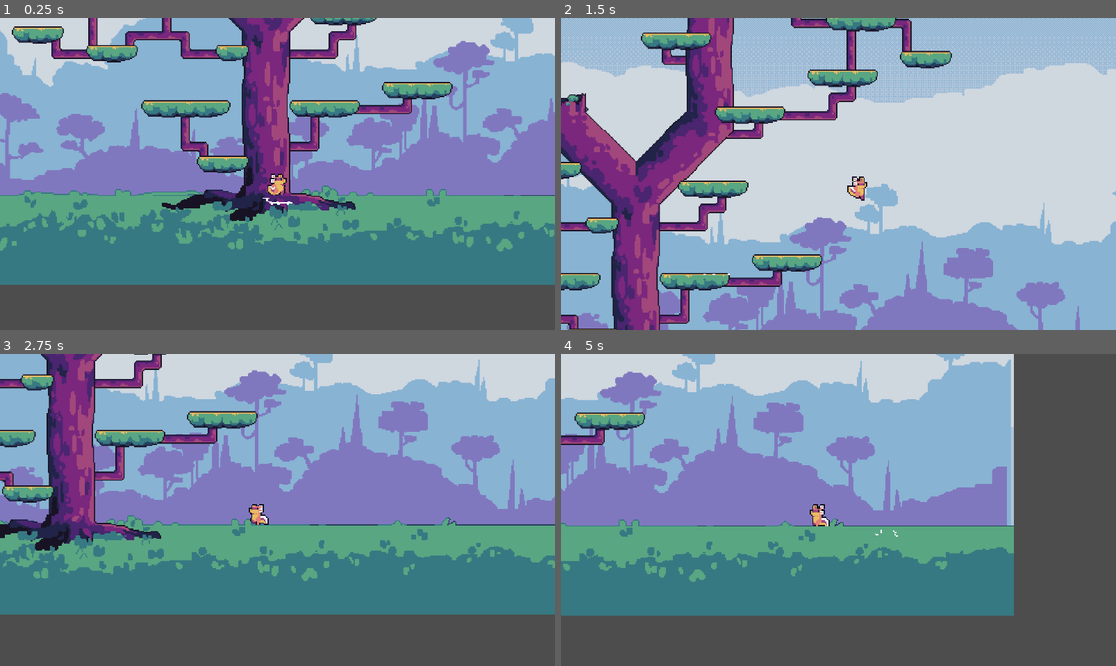
Above: before the commit, frames 1-4 (two rows, left to right).
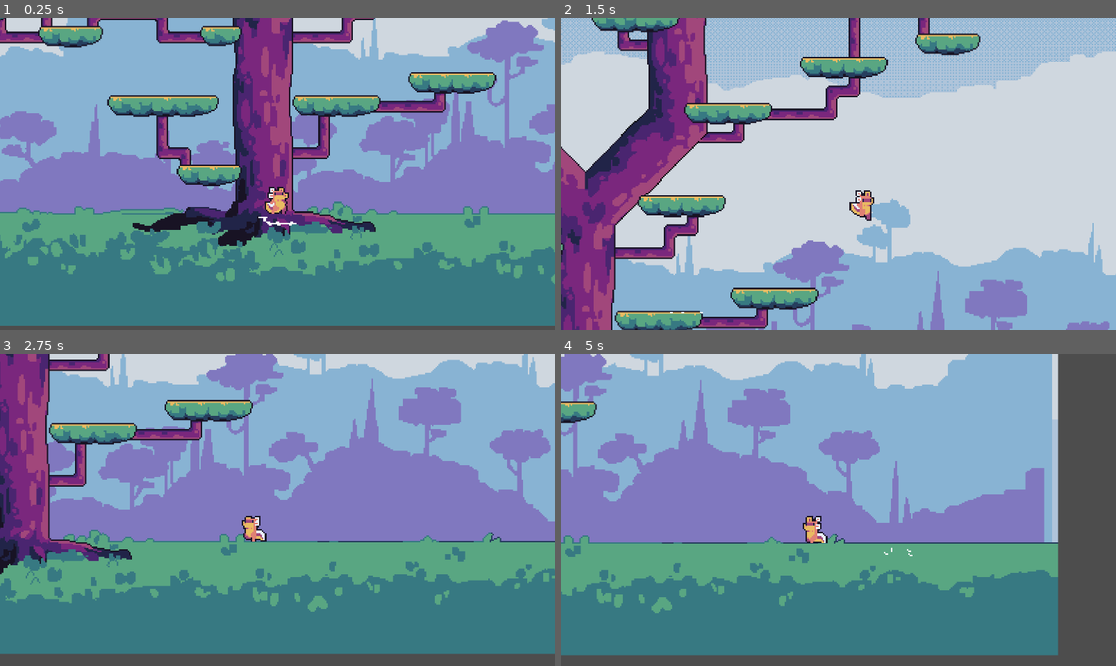
Above: after the commit, the same moments.

Repository: desultisoft/GekoPlatformer
Game: Godot game, scene res://Scenes/Level1/level_1.tscn
Same seed, same stepped clock (60 frames per second), same inputs: the game is played once before the commit and once after it.
Inputs:
- Up to frame 1 (0.25 s): no input
- Up to frame 2 (1.5 s): tap Enter (ui_accept) at 0.5, 0.77 s; hold Right (ui_right) from 0.53 s (still down)
- Up to frame 3 (2.75 s): tap Enter (ui_accept) at 1.52 s; release Right (ui_right) at 2.03 s; hold Left (ui_left) from 2.03 s (still down)
- Up to frame 4 (5 s): release Left (ui_left) at 2.78 s; hold Right (ui_right) 2.78-4.28 s; tap Enter (ui_accept) at 3.02, 3.77, 4.52 s; hold Left (ui_left) from 4.28 s (still down)

The runs differ from the first frame. In frame 1, 54% of the frame differs, in the area x 0-100%, y 0-99%; in frame 2, 48%; in frame 3, 53%; in frame 4, 43%.

Commit message:
Clean up - Looks good

Diff:
--- a/Scenes/Level1/level_1.tscn
+++ b/Scenes/Level1/level_1.tscn
@@ -366,22 +366,21 @@
 
 [node name="Level1" type="Node2D"]
 
-[node name="Background" type="Node2D" parent="."]
-
-[node name="Sky1" type="Sprite2D" parent="Background"]
-position = Vector2(0, -484.32)
+[node name="ParallaxBackground" type="ParallaxBackground" parent="."]
+
+[node name="Space" type="ParallaxLayer" parent="ParallaxBackground"]
+
+[node name="Sprite2D" type="Sprite2D" parent="ParallaxBackground/Space"]
+position = Vector2(-1.33484, -485.214)
 texture = ExtResource("4_e4fcw")
 region_enabled = true
 region_rect = Rect2(0, 0, 960, 560)
 
-[node name="Ground&Sky" type="Sprite2D" parent="Background"]
-visible = false
-position = Vector2(0, -40)
+[node name="Sprite2D2" type="Sprite2D" parent="ParallaxBackground/Space"]
+position = Vector2(-0.667419, -1039.84)
 texture = ExtResource("4_e4fcw")
 region_enabled = true
-region_rect = Rect2(0, 575, 960, 519)
-
-[node name="ParallaxBackground" type="ParallaxBackground" parent="."]
+region_rect = Rect2(0, 0, 960, 560)
 
 [node name="Sky" type="ParallaxLayer" parent="ParallaxBackground"]
 
@@ -389,6 +388,21 @@
 texture = ExtResource("2_ryibd")
 region_enabled = true
 region_rect = Rect2(0, 0, 956, 416)
+
+[node name="Clouds" type="ParallaxLayer" parent="ParallaxBackground"]
+position = Vector2(206.446, -690.505)
+motion_scale = Vector2(1.04, 1.04)
+
+[node name="LargeCloud" type="Sprite2D" parent="ParallaxBackground/Clouds"]
+texture = ExtResource("4_e4fcw")
+region_enabled = true
+region_rect = Rect2(972, 18, 288, 155)
+
+[node name="Small Clouds" type="Sprite2D" parent="ParallaxBackground/Clouds"]
+position = Vector2(-378.494, 26.9004)
+texture = ExtResource("4_e4fcw")
+region_enabled = true
+region_rect = Rect2(1026, 227, 180, 89)
 
 [node name="LowClouds" type="ParallaxLayer" parent="ParallaxBackground"]
 
@@ -422,14 +436,6 @@
 texture = ExtResource("2_ryibd")
 region_enabled = true
 region_rect = Rect2(0, 983, 956, 86)
-
-[node name="Clouds" type="Node2D" parent="."]
-
-[node name="Cloud1" type="Sprite2D" parent="Clouds"]
-position = Vector2(270.833, -660.156)
-texture = ExtResource("4_e4fcw")
-region_enabled = true
-region_rect = Rect2(960, 0, 320, 200)
 
 [node name="Branches" type="TileMap" parent="."]
 tile_set = SubResource("TileSet_sqop1")
@@ -455,8 +461,8 @@
 script = ExtResource("2_wfsor")
 
 [node name="Camera2D" type="Camera2D" parent="Player"]
-position = Vector2(0, -9.87463)
-zoom = Vector2(4, 4)
+position = Vector2(0, -19.0194)
+zoom = Vector2(5, 5)
 position_smoothing_enabled = true
 position_smoothing_speed = 10.0
 
--- a/project.godot
+++ b/project.godot
@@ -17,8 +17,8 @@
 
 [display]
 
-window/size/viewport_width=480
-window/size/viewport_height=270
+window/size/viewport_width=640
+window/size/viewport_height=480
 window/size/window_width_override=1920
 window/size/window_height_override=1080
 
